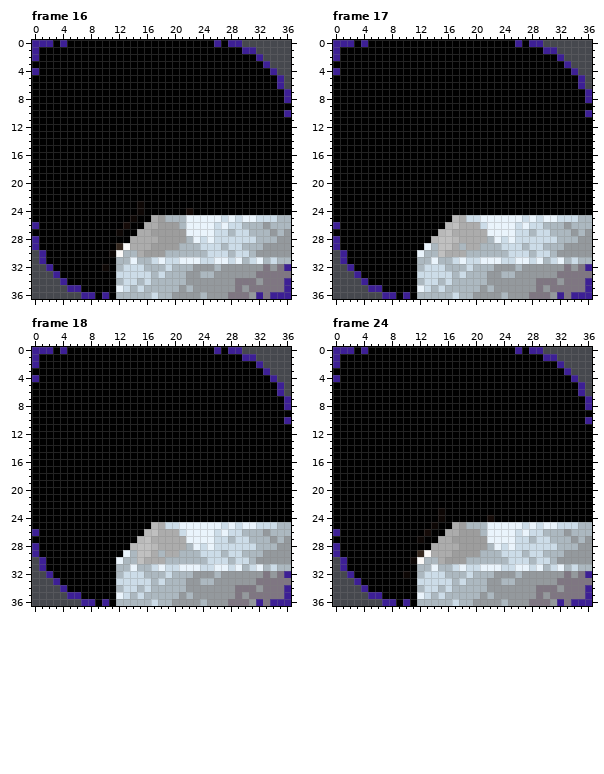
File history of a animated GIF sprite, images/person_monoliths_world.gif. That is the earlier state.
The file is 37x37 pixels, 31 frames. Colours within 5 levels of each other are drawn and written as one. Shown: frame 16, frame 17, frame 18, frame 24. The commit also changed other frames, which this record leaves out.
After:
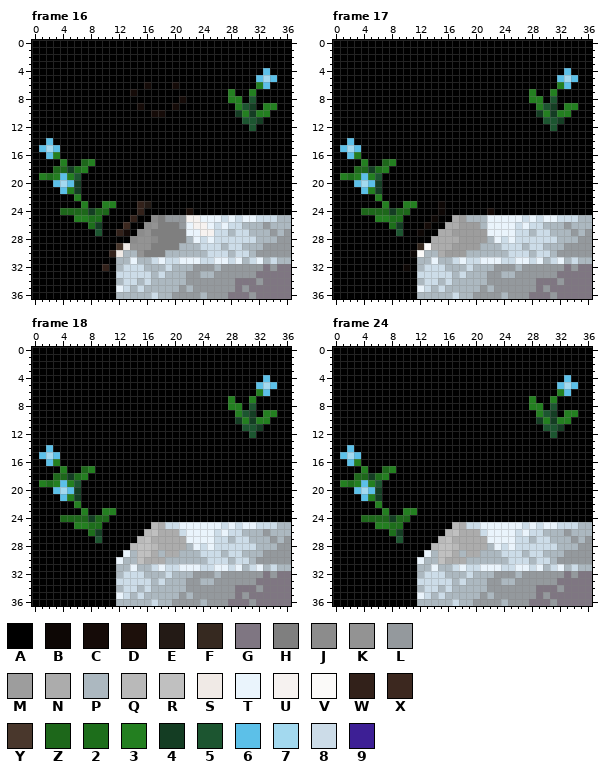
Palette (. is transparent): A #000000  B #0d0705  C #150b08  D #1d100b  E #231a15  F #362920  G #7f7682  H #7f7f7f  J #8c8c8c  K #939393  L #94999d  M #9d9d9d  N #acacac  P #acb8c0  Q #b9b9b9  R #c0c0c0  S #f0eae6  T #eaf4fc  U #f6f2f0  V #fbfaf9  W #32211a  X #3c281f  Y #49372c  Z #1d671a  2 #1d6e1b  3 #237f20  4 #143d23  5 #1c5530  6 #5cc0e8  7 #a3d9ef  8 #ccdce8  9 #3d1f95
Author's note on the commit: Update the art of the So Close Yet So Far Away badge
What changed:
Changed rows in their new state; - is an unchanged pixel.
Frame 16:
first column x 0:
 0 AAA-A---------------------A-AAAAAAAAA
 1 A-----------------------------AAAAAAA
 2 A-------------------------------AAAAA
 3 ---------------------------------AAAA
 4 A--------------------------------6AAA
 5 --------------------------------676AA
 6 ----------------C---C-----------36-AA
 7 --------------C-------------3--3----A
 8 ---------------------C------33-5----A
 9 ---------------C----C--------354-33--
10 -----------------CC----------43433--A
11 ------------------------------554----
12 -------------------------------5-----
14 --6----------------------------------
15 -676---------------------------------
16 --63---------------------------------
17 ----3--Z3----------------------------
18 ---ZZ423-----------------------------
19 -323635------------------------------
20 ---6764------------------------------
21 ----634------------------------------
22 ------3------------------------------
23 -------3--33---WE--------------------
24 ----ZZZZ4ZZ----W------D--------------
25 ------3322----W--JHLLLUU-------------
26 A-------24---X--JKHHHL-UU------------
27 ---------5--WC-JKHHHHH--UU-----------
28 A-------------JKKJHHHH---------------
29 A-----------YSKKKHHHH----------------
30 AA---------WS--KHHH------------------
31 AA-----------------------------------
32 AAA-------W-------------------------G
33 AAAA---------------------------------
34 AAAAA-------------------------------G
35 AAAAAAA-----------------------------G
36 AAAAAAAAA-A---------------------G-GGG
Frame 17:
first column x 0:
 0 AAA-A---------------------A-AAAAAAAAA
 1 A-----------------------------AAAAAAA
 2 A-------------------------------AAAAA
 3 ---------------------------------AAAA
 4 A--------------------------------6AAA
 5 --------------------------------676AA
 6 --------------------------------36-AA
 7 ----------------------------3--3----A
 8 ----------------------------33-5----A
 9 -----------------------------354-33--
10 -----------------------------43433--A
11 ------------------------------554----
12 -------------------------------5-----
14 --6----------------------------------
15 -676---------------------------------
16 --63---------------------------------
17 ----3--Z3----------------------------
18 ---ZZ423-----------------------------
19 -323635------------------------------
20 ---6764------------------------------
21 ----634------------------------------
22 ------3------------------------------
23 -------3--33---B---------------------
24 ----ZZZZ4ZZ----B------C--------------
25 ------3322----B--NMPPP---------------
26 A-------24---C--NNMMMP---------------
27 ---------5--B--NNMMMMM---------------
28 A-------------NNNNMMMM---------------
29 A-----------FVNNNMMMM----------------
30 AA---------BV--NMMM------------------
31 AA-----------------------------------
32 AAA-------B-------------------------G
33 AAAA---------------------------------
34 AAAAA-------------------------------G
35 AAAAAAA-----------------------------G
36 AAAAAAAAA-A---------------------G-GGG
Frame 18:
first column x 0:
 0 AAA-A---------------------A-AAAAAAAAA
 1 A-----------------------------AAAAAAA
 2 A-------------------------------AAAAA
 3 ---------------------------------AAAA
 4 A--------------------------------6AAA
 5 --------------------------------676AA
 6 --------------------------------36-AA
 7 ----------------------------3--3----A
 8 ----------------------------33-5----A
 9 -----------------------------354-33--
10 -----------------------------43433--A
11 ------------------------------554----
12 -------------------------------5-----
14 --6----------------------------------
15 -676---------------------------------
16 --63---------------------------------
17 ----3--Z3----------------------------
18 ---ZZ423-----------------------------
19 -323635------------------------------
20 ---6764------------------------------
21 ----634------------------------------
22 ------3------------------------------
23 -------3--33-------------------------
24 ----ZZZZ4ZZ--------------------------
25 ------3322---------------------------
26 A-------24---------------------------
27 ---------5---------------------------
28 A------------------------------------
29 A------------------------------------
30 AA-----------------------------------
31 AA-----------------------------------
32 AAA---------------------------------G
33 AAAA---------------------------------
34 AAAAA-------------------------------G
35 AAAAAAA-----------------------------G
36 AAAAAAAAA-A---------------------G-GGG
Frame 24:
first column x 0:
 0 AAA-A---------------------A-AAAAAAAAA
 1 A-----------------------------AAAAAAA
 2 A-------------------------------AAAAA
 3 ---------------------------------AAAA
 4 A--------------------------------6AAA
 5 --------------------------------676AA
 6 --------------------------------36-AA
 7 ----------------------------3--3----A
 8 ----------------------------33-5----A
 9 -----------------------------354-33--
10 -----------------------------43433--A
11 ------------------------------554----
12 -------------------------------5-----
14 --6----------------------------------
15 -676---------------------------------
16 --63---------------------------------
17 ----3--Z3----------------------------
18 ---ZZ423-----------------------------
19 -323635------------------------------
20 ---6764------------------------------
21 ----634------------------------------
22 ------3------------------------------
23 -------3--33---A---------------------
24 ----ZZZZ4ZZ----A------A--------------
25 ------3322----A--QN88T---------------
26 A-------24---A--QRNNN8---------------
27 ---------5--A--QRNNNNN---------------
28 A-------------QRRQNNNN---------------
29 A-----------ATPRRNPNN----------------
30 AA---------AT--RNNN------------------
31 AA-----------------------------------
32 AAA-------A-------------------------G
33 AAAA---------------------------------
34 AAAAA-------------------------------G
35 AAAAAAA-----------------------------G
36 AAAAAAAAA-A---------------------G-GGG
